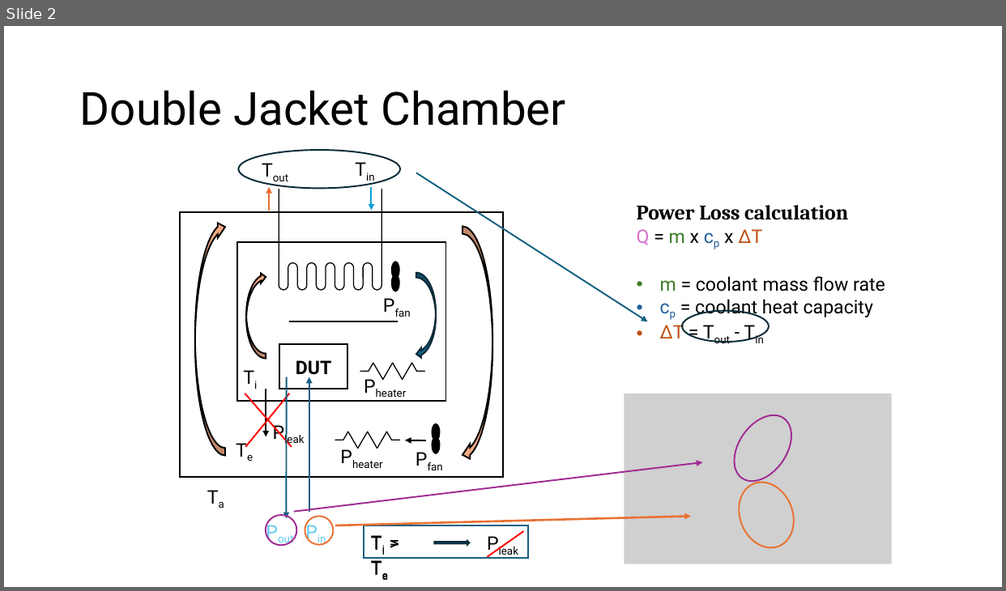
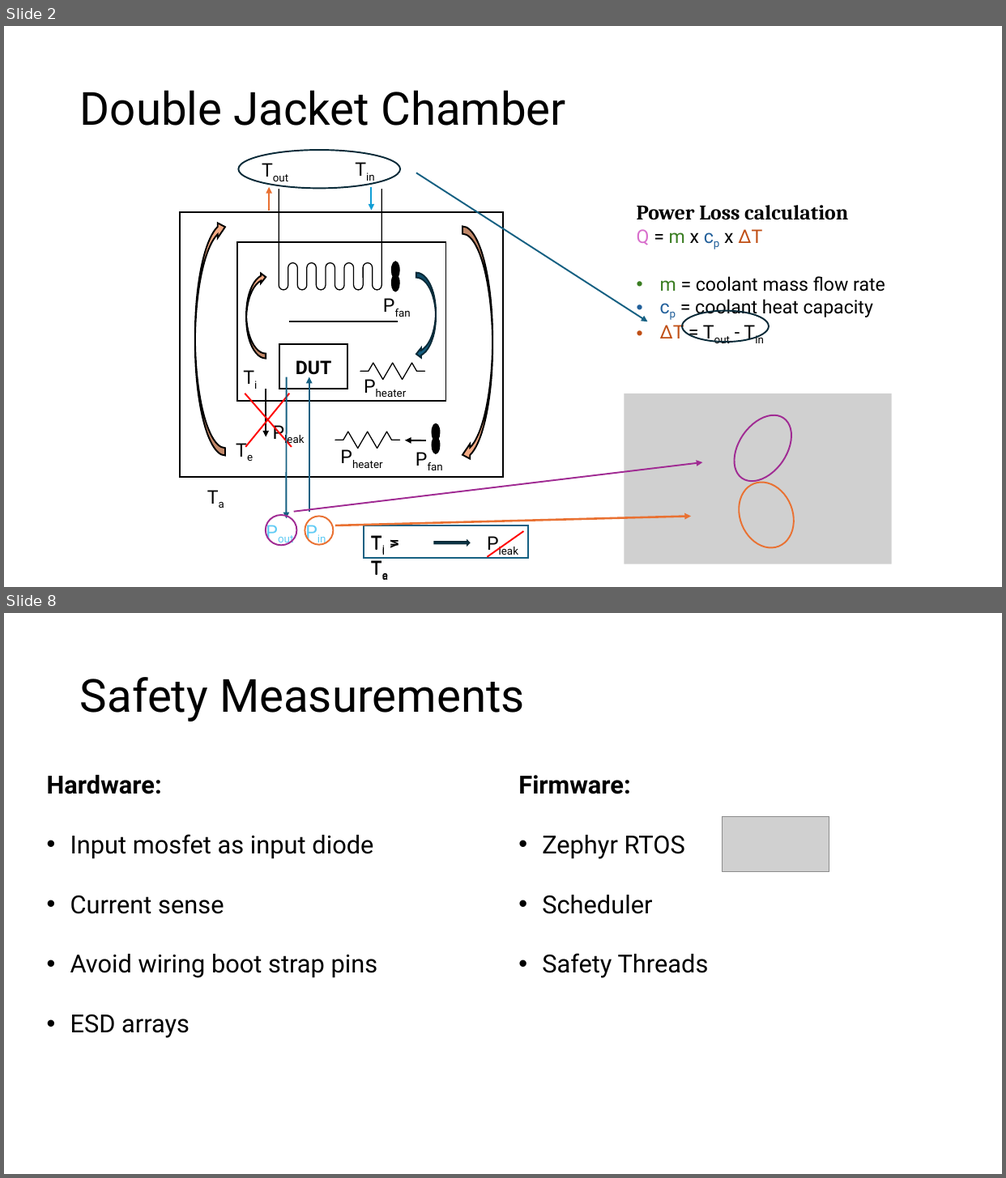
Before and after one commit to Bill-Gkionis/Roboteq-Internship, a slide deck: RoboteQ/Final.pptx. Shown one above the other, each under a label of ours: slide 2 before the commit, slides 2 and 8 after it; the slides between them are not shown. The pictures are 1006x591 and 1006x1178 pixels, drawn with LibreOffice and Linux fonts; fonts in the diff are those of the drawing; grey boxes stand for pictures. Boxes give left, top, right and bottom in pixels: in the first picture for what was removed or moved away, otherwise in the second. Text is boxed around its words. In the diff, an @@ line names an element or a change of style, - is before the commit and + after.

Commit message:
Completed the Final presentation.

```diff
--- a/RoboteQ/Final.pptx
+++ b/RoboteQ/Final.pptx
@@ slide 8 added at (x1=4, y1=613, x2=1002, y2=1174), background #FFFFFF @@
@@ title added at (x1=80, y1=677, x2=525, y2=722), 44 pt, text #000000 @@
+Safety Measurements
@@ text added at (x1=47, y1=775, x2=378, y2=1038), 24 pt, text #000000 @@
+Hardware:
+• Input mosfet as input diode
+• Current sense
+• Avoid wiring boot strap pins
+• ESD arrays
@@ text added at (x1=518, y1=775, x2=709, y2=978), 24 pt, text #000000 @@
+Firmware:
+• Zephyr RTOS
+• Scheduler
+• Safety Threads
@@ picture added at (x1=722, y1=816, x2=829, y2=872) @@
```
Also in this commit, not shown: 1 slide changed, 5 other slides added, 1 other file.
